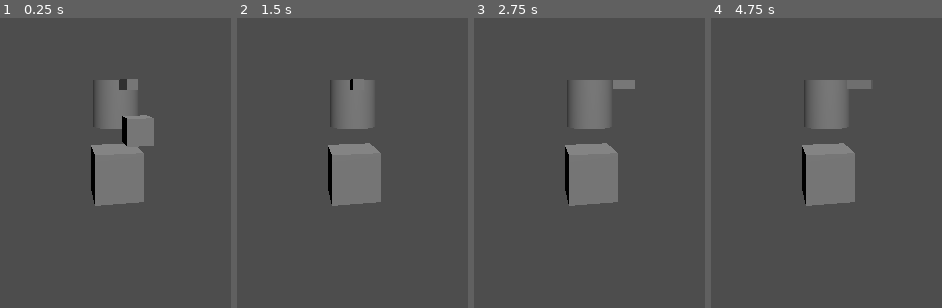
Above: before the commit, frames 1-4 (left to right).
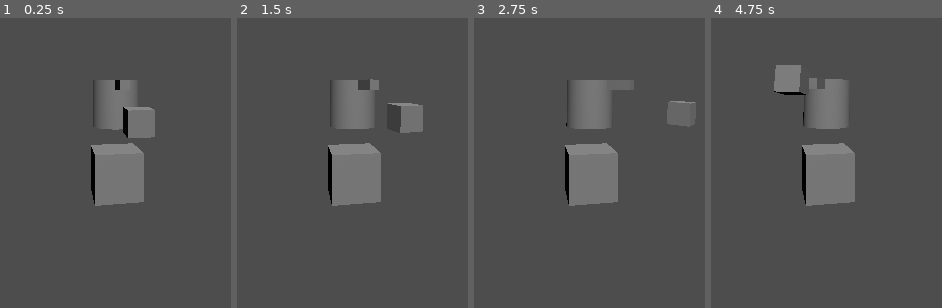
Above: after the commit, the same moments.

Repository: Zshandi/TestJoints
Game: Godot game, scene res://main.tscn
Same seed, same stepped clock (60 frames per second), same inputs: the game is played once before the commit and once after it.
Inputs:
- Up to frame 1 (0.25 s): no input
- Up to frame 2 (1.5 s): no input
- Up to frame 3 (2.75 s): no input
- Up to frame 4 (4.75 s): no input

The runs differ from the first frame. In frame 1, 1.0% of the frame differs, in the area x 48-68%, y 21-45%; in frame 2, 1.3%; in frame 3, 0.8%; in frame 4, 1.6%, in the area x 27-70%, y 16-39%.

Commit message:
Joint Added, Rotation is Now Broken

Diff:
--- a/main.tscn
+++ b/main.tscn
@@ -64,3 +64,10 @@
 
 [node name="CollisionShape3D" type="CollisionShape3D" parent="RigidBody3D"]
 shape = SubResource("BoxShape3D_vutr2")
+
+[node name="Generic6DOFJoint3D" type="Generic6DOFJoint3D" parent="."]
+node_a = NodePath("../JointConnector")
+node_b = NodePath("../RigidBody3D")
+linear_limit_x/restitution = 1.0
+linear_limit_y/restitution = 1.0
+linear_limit_z/restitution = 1.0
